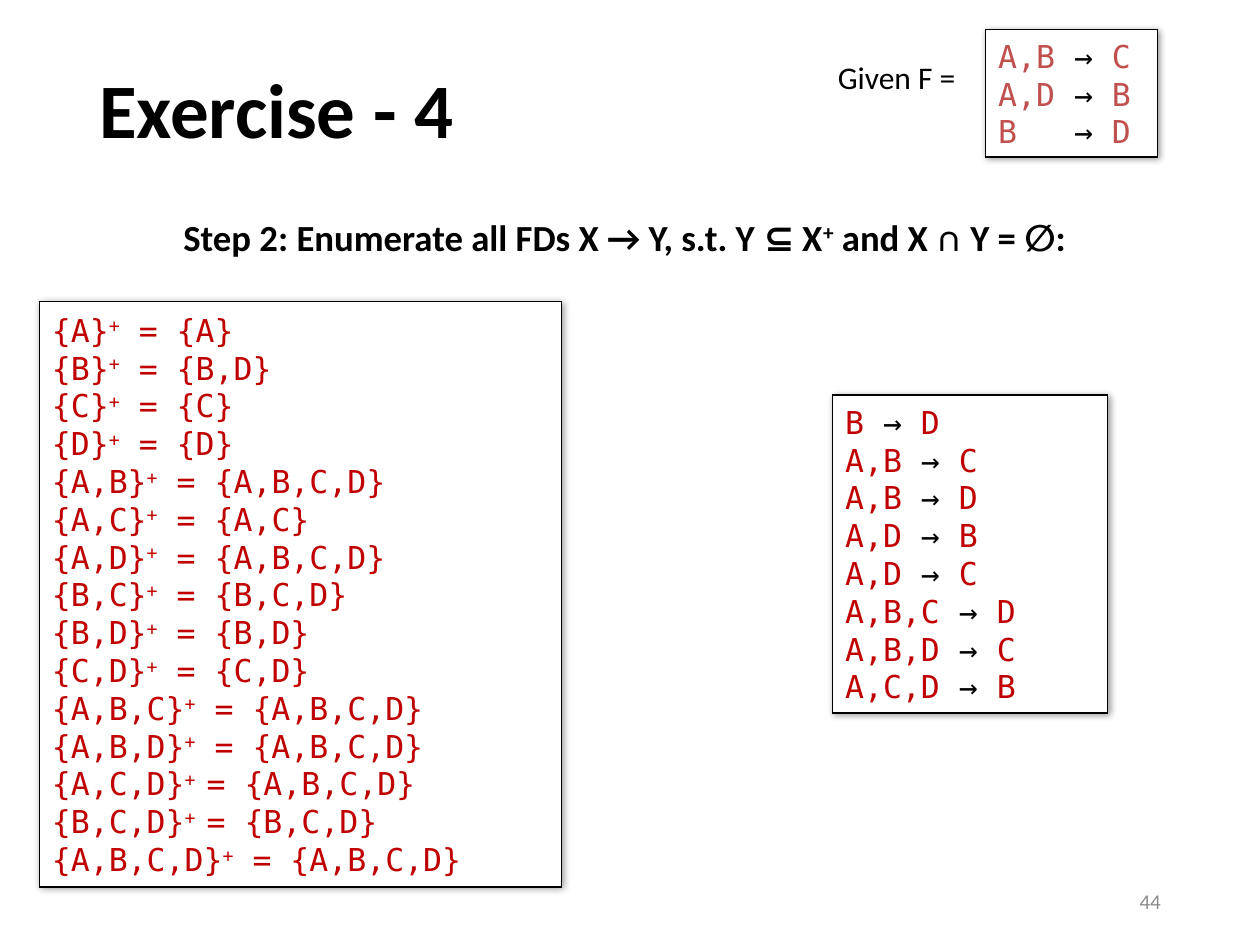
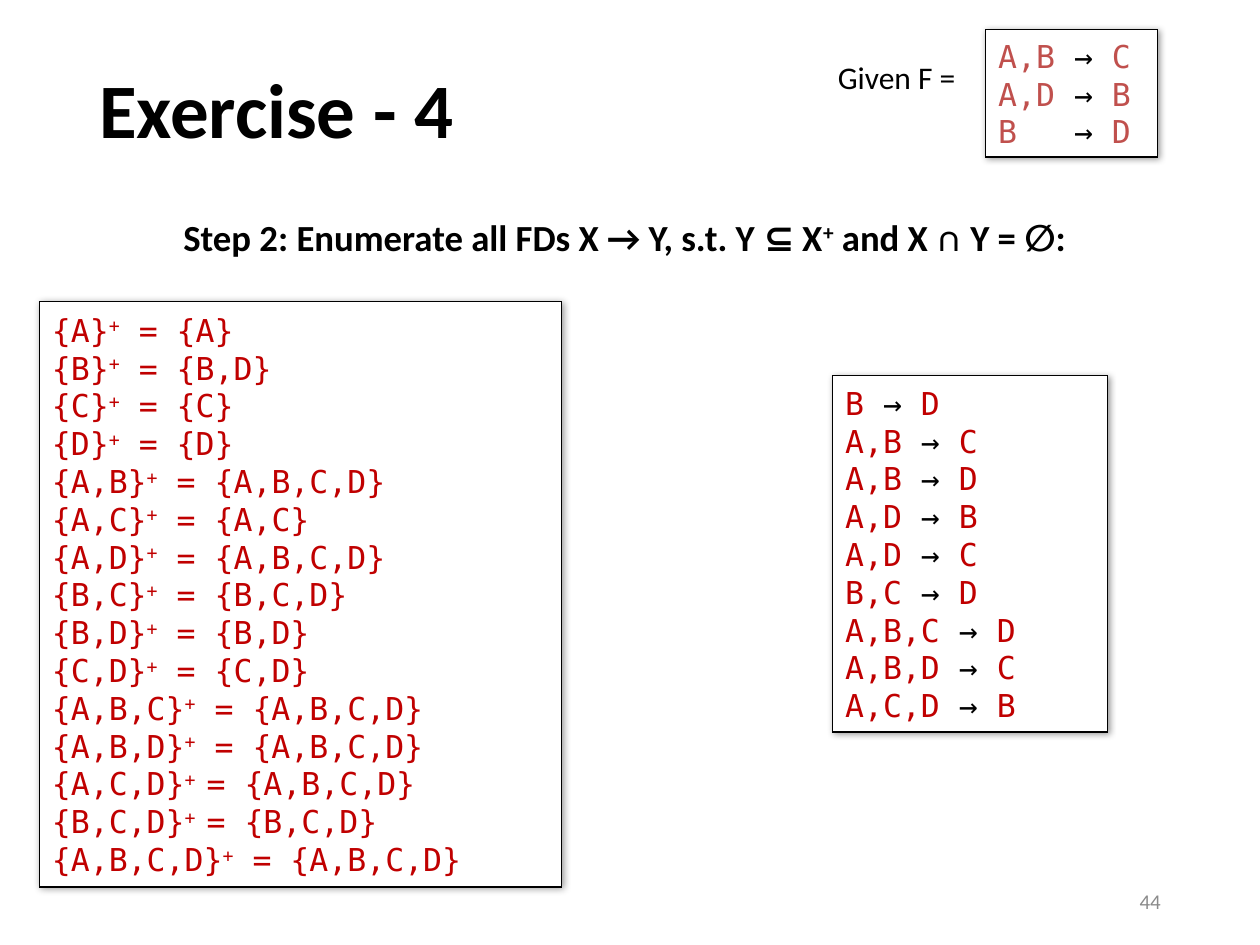
Before and after one commit to sfu-db/cmpt354, a slide deck: slide 44 of Lectures/lec9-design-theory.pptx. Drawn at 1260x945 pixels with LibreOffice and Linux fonts; fonts in the diff are those of the drawing. Boxes give left, top, right and bottom in pixels: in the first picture for what was removed or moved away, otherwise in the second. Text is boxed around its words. In the diff, an @@ line names an element or a change of style, - is before the commit and + after.

```diff
--- a/Lectures/lec9-design-theory.pptx
+++ b/Lectures/lec9-design-theory.pptx
@@ rectangle "B → D": place and size @@
-rectangle "B → D" at (833,394,1108,712)
+rectangle "B → D" at (833,375,1108,732)
@@ text in rectangle at (845,580,978,609): paragraph added @@
+B,C → D
```
Also in this commit, not shown: 1 other file.
